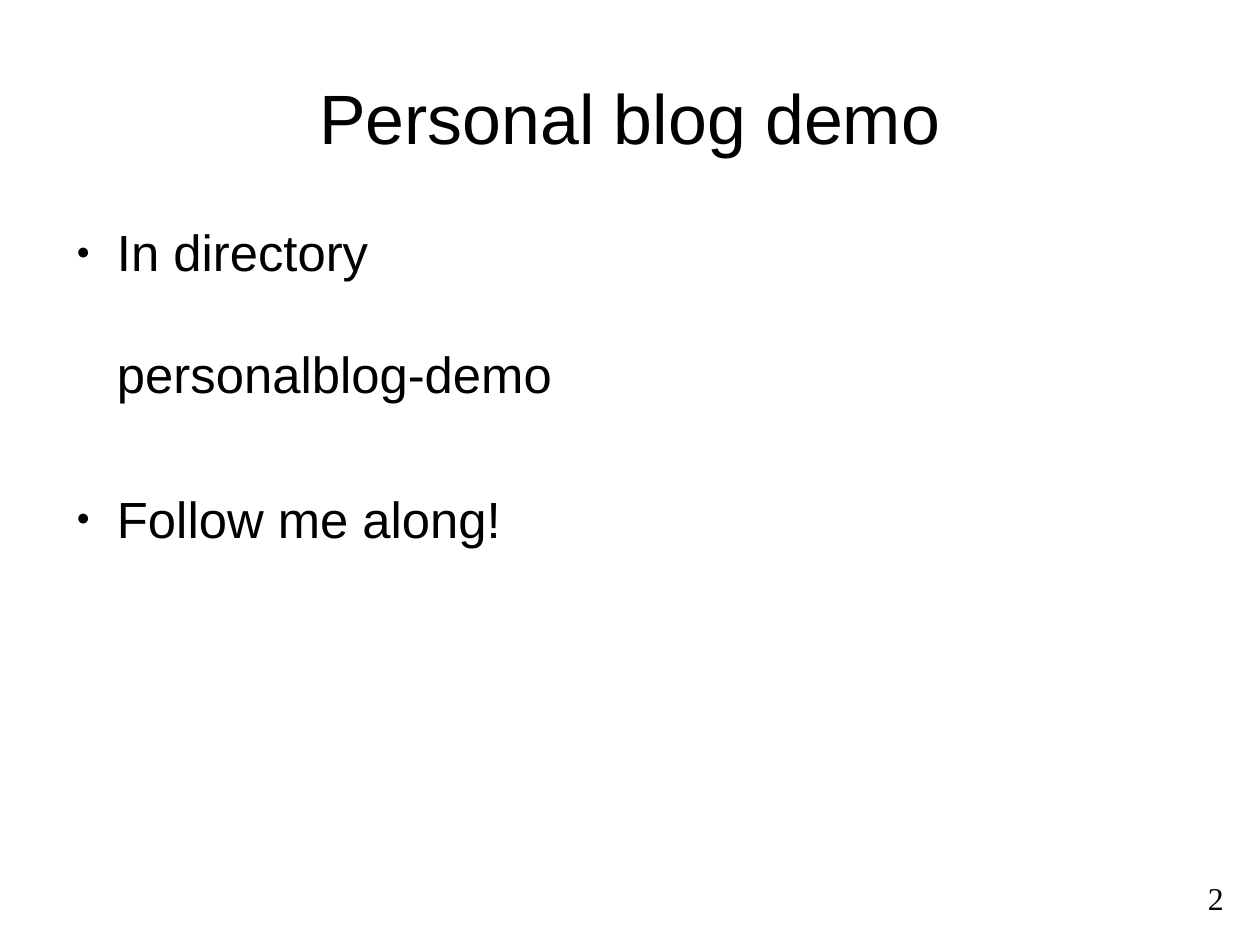
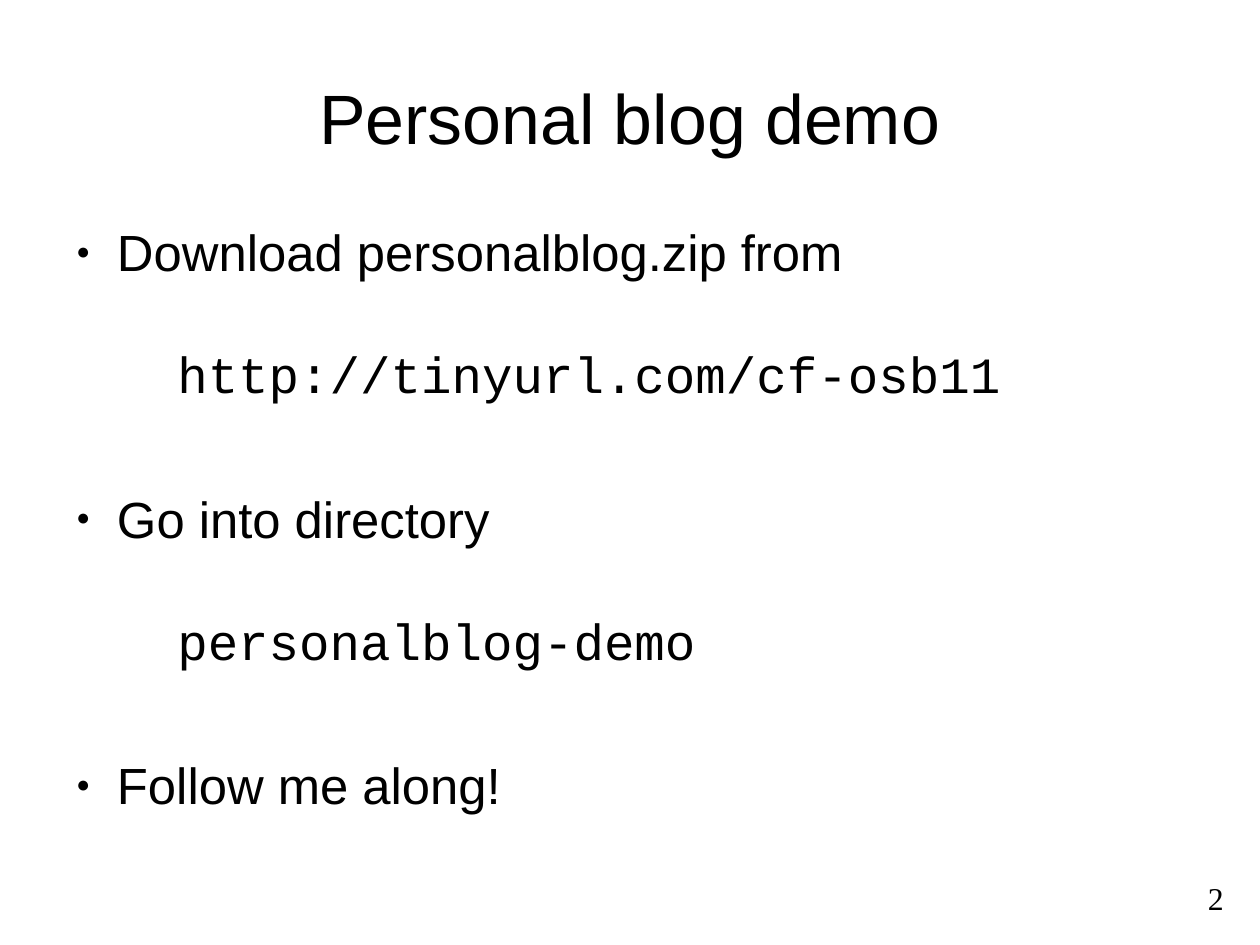
Before and after one commit to reprogrammer/checker-framework, a slide deck: slide 2 of demos/2011-OSBridge/usage.odp. Drawn at 1260x945 pixels with LibreOffice and Linux fonts; fonts in the diff are those of the drawing. Boxes give left, top, right and bottom in pixels: in the first picture for what was removed or moved away, otherwise in the second. Text is boxed around its words. In the diff, an @@ line names an element or a change of style, - is before the commit and + after.

```diff
--- a/demos/2011-OSBridge/usage.odp
+++ b/demos/2011-OSBridge/usage.odp
@@ text at [117, 234, 1000, 671]: text changed; font Arial to Courier New @@
-● In directory
-  personalblog-demo
+● Download personalblog.zip from
+  http://tinyurl.com/cf-osb11
+● Go into directory
+  personalblog-demo
```
Also in this commit, not shown: 3 other slides changed, 1 slide added, 2 slides removed, 2 other files.
